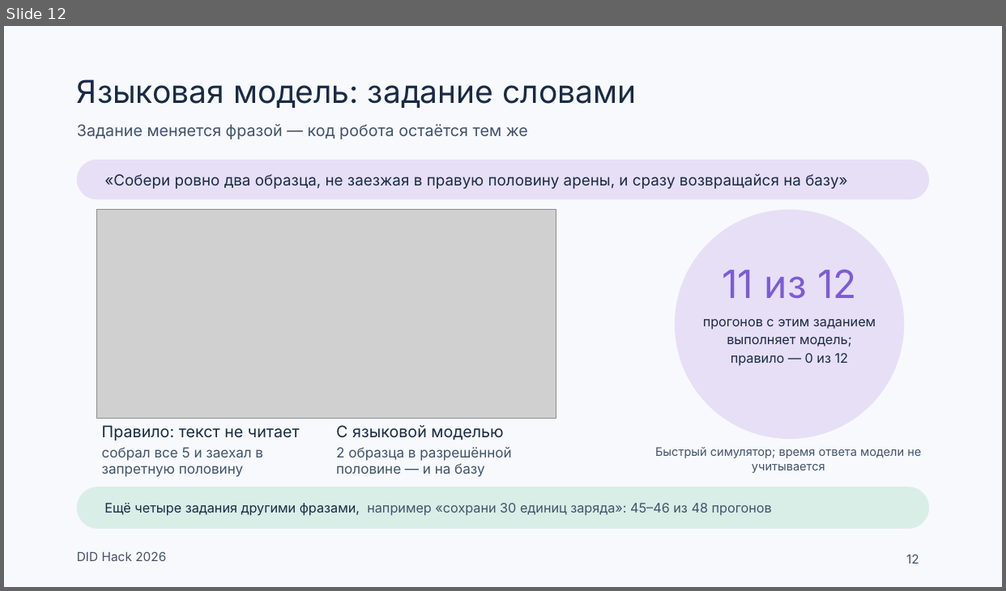
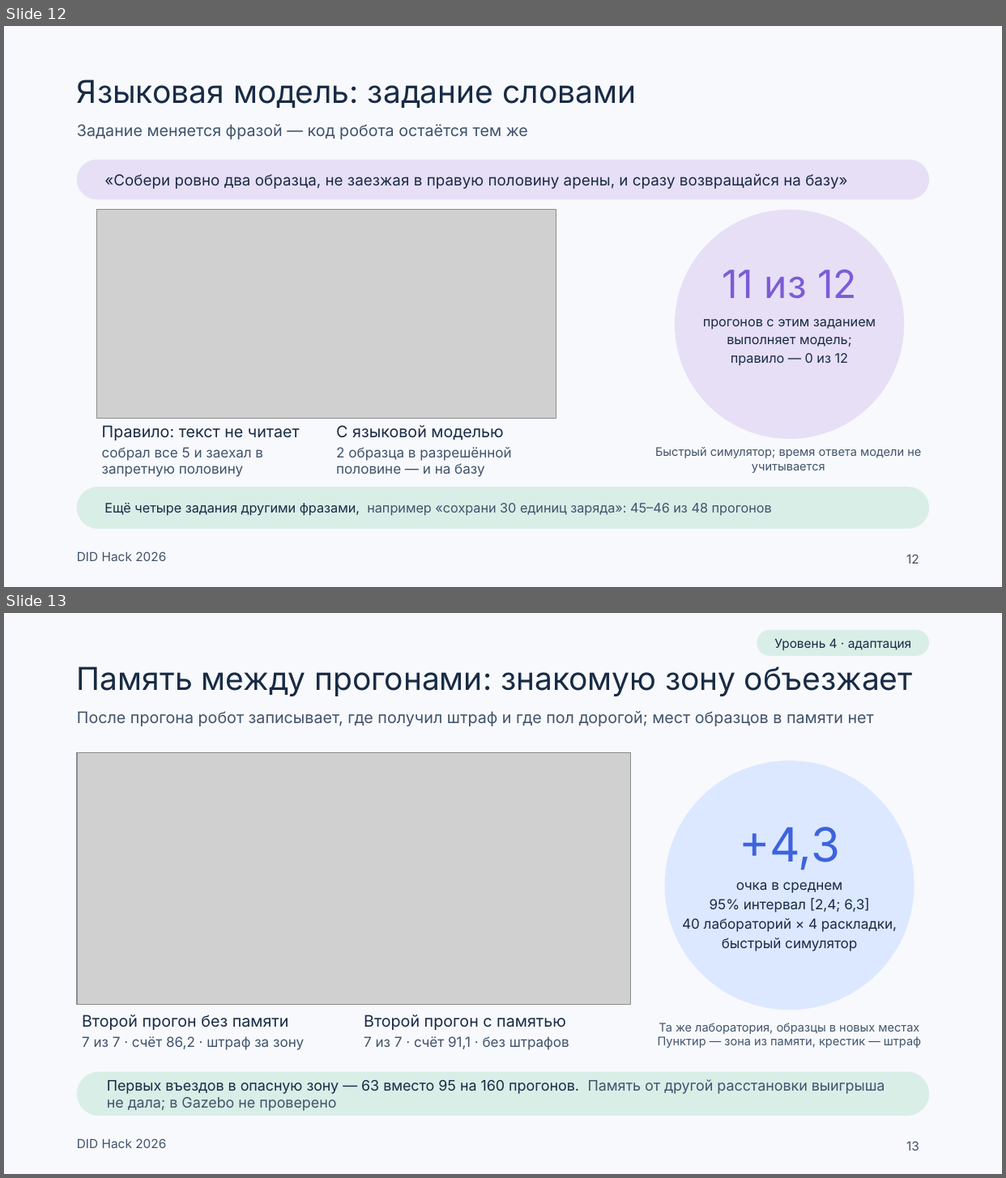
Before and after one commit to Mput13/did-hack, a slide deck: presentation/team/DID_final.pptx. Shown one above the other, each under a label of ours: slide 12 before the commit, slides 12 and 13 after it. The pictures are 1006x591 and 1006x1178 pixels, drawn with LibreOffice and Linux fonts; fonts in the diff are those of the drawing; grey boxes stand for pictures. Boxes give left, top, right and bottom in pixels: in the first picture for what was removed or moved away, otherwise in the second. Text is boxed around its words. In the diff, an @@ line names an element or a change of style, - is before the commit and + after.

```diff
--- a/presentation/team/DID_final.pptx
+++ b/presentation/team/DID_final.pptx
@@ slide 13 added at box(4, 613, 1002, 1174), background #F8F9FC; not listed: 1 template element that a slide beside it also shows @@
@@ rounded rectangle added at box(756, 630, 929, 656), fill #D9EEE7, 9 pt, text #182B45 @@
+Уровень 4 · адаптация
@@ title added at box(77, 666, 913, 696), 22.8 pt, text #182B45 @@
+Память между прогонами: знакомую зону объезжает
@@ text added at box(77, 711, 874, 726), 11.5 pt, text #40536B @@
+После прогона робот записывает, где получил штраф и где пол дорогой; мест образцов в памяти нет
@@ picture added at box(77, 752, 631, 1004) @@
@@ ellipse added at box(665, 760, 914, 1010), fill #DCE8FF @@
@@ text added at box(739, 827, 840, 870), 34 pt, text #3D63DD @@
++4,3
@@ text added at box(682, 882, 897, 952), 10 pt, text #182B45 @@
+очка в среднем
+95% интервал [2,4; 6,3]
+40 лабораторий × 4 раскладки,
+быстрый симулятор
@@ text added at box(82, 1015, 304, 1050), 10 pt, text #40536B @@
+Второй прогон без памяти
+7 из 7 · счёт 86,2 · штраф за зону
@@ text added at box(364, 1015, 569, 1050), 10 pt, text #40536B @@
+Второй прогон с памятью
+7 из 7 · счёт 91,1 · без штрафов
@@ text added at box(658, 1023, 921, 1048), 8.5 pt, text #40536B @@
+Та же лаборатория, образцы в новых местах
+Пунктир — зона из памяти, крестик — штраф
@@ rounded rectangle added at box(77, 1072, 929, 1116), fill #D9EEE7 @@
@@ text added at box(107, 1080, 885, 1111), 10.5 pt, text #40536B @@
+Первых въездов в опасную зону — 63 вместо 95 на 160 прогонов. Память от другой расстановки выигрыша не дала; в Gazebo не проверено
@@ page number added at box(906, 1141, 919, 1151), 9 pt, text #40536B @@
+13
```
Also in this commit, not shown: 2 slides changed, 18 other files.
